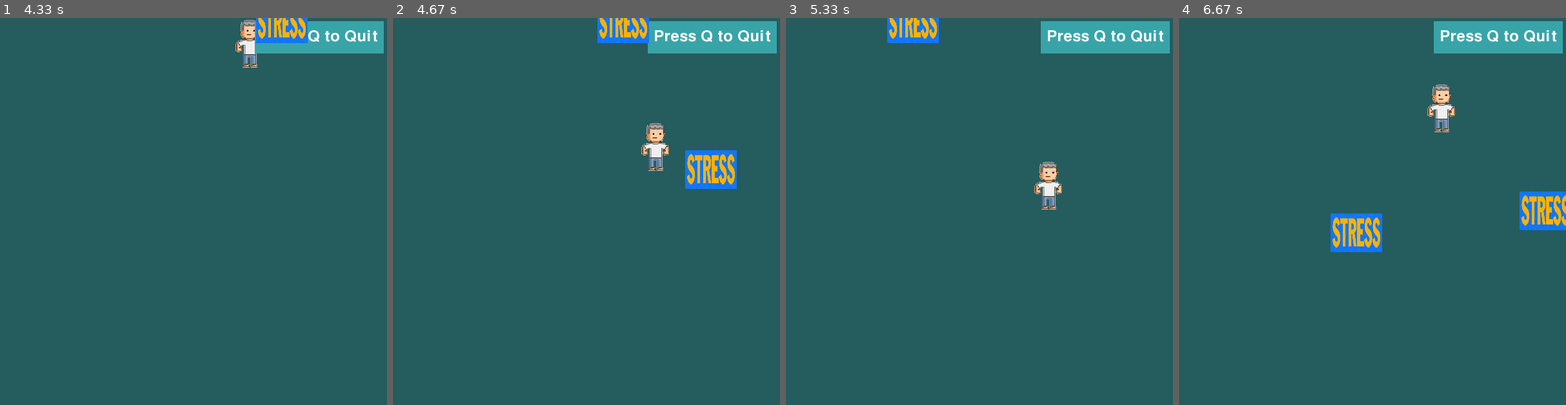
Above: before the commit, frames 1-4 (left to right).
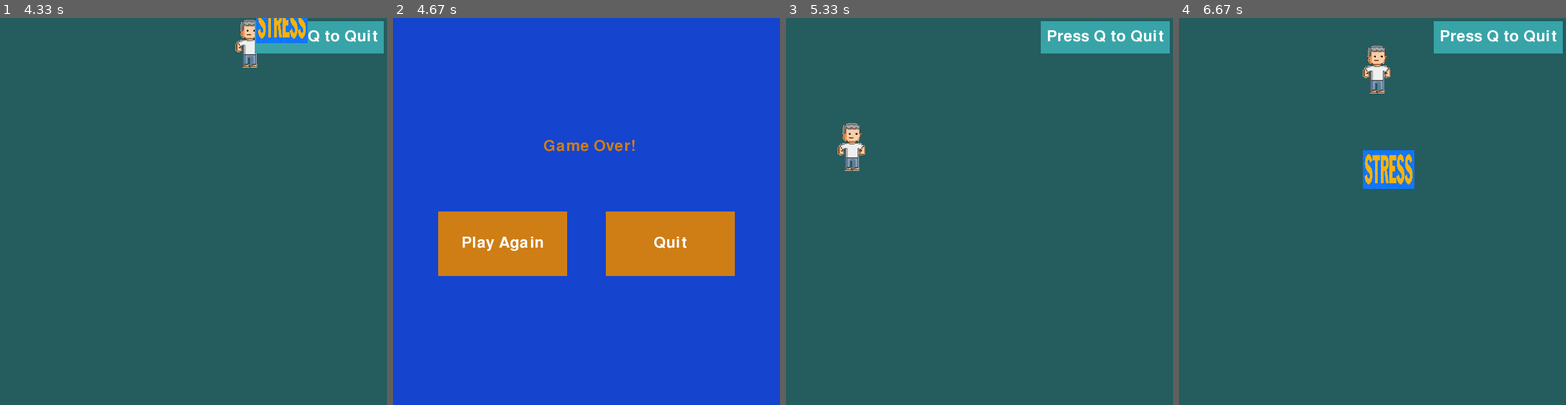
Above: after the commit, the same moments.

Repository: takanu10/pygame
Game: pygame game, started from sprint.py
Same seed, same stepped clock (60 frames per second), same inputs: the game is played once before the commit and once after it.
Inputs (mouse positions are in pixels of both pictures, inside the frame that each line leads up to):
- Up to frame 1 (4.33 s): click (185, 277) at 0.38 s; hold Right 0.67-1.13 s; hold Up 1.17-1.47 s; hold Right 1.5-1.97 s; hold Left 2-2.53 s; hold Down 2.57-2.87 s; hold Left 2.9-3.3 s; hold Up 3.33-3.7 s; hold Right from 3.73 s (still down)
- Up to frame 2 (4.67 s): release Right at 4.37 s; hold Down from 4.4 s (still down)
- Up to frame 3 (5.33 s): release Down at 4.77 s; click (894, 242) at 4.85 s; click (983, 250) at 5.18 s
- Up to frame 4 (6.67 s): hold Left 5.47-5.93 s; hold Right 5.97-6.43 s; hold Up from 6.47 s (still down)

Frame 1 is identical in both runs. In frame 2, 100% of the frame differs, in the area x 0-100%, y 0-100%; in frame 3, 2.0%; in frame 4, 5.0%.

Commit message:
added collision detection + updated game over screen to include Game Over label

Diff:
--- a/components/enemy.py
+++ b/components/enemy.py
@@ -20,3 +20,6 @@
         self.rect.move_ip(-self.speed, 0)
         if self.rect.right < 0:
             self.kill()
+
+    def collision():
+        pass
--- a/screens/game.py
+++ b/screens/game.py
@@ -34,20 +34,15 @@
         keys = pygame.key.get_pressed()
         if keys[pygame.K_UP]:
             self.player.move("up")
-            #self.player.down = False
 
         if keys[pygame.K_DOWN]:
             self.player.move("down")
-            #self.player.up = False
 
         if keys[pygame.K_LEFT]:
             self.player.move("left")
 
         if keys[pygame.K_RIGHT]:
             self.player.move("right")
-
-        # ADDENEMY = pygame.USEREVENT + 1
-        # pygame.time.set_timer(ADDENEMY, 250)
 
         self.sprites.update()
 
@@ -64,6 +59,12 @@
             if event.key == pygame.K_q:
                 self.running = False
                 self.next_screen = "welcome"
+        elif pygame.sprite.spritecollideany(self.player, self.enemies):
+            # If so, then remove the player and stop the loop
+            self.player.kill()
+            self.running = False
+            self.next_screen = "game_over"
+
         elif event.type == ADDENEMY:
             self.enemy = Enemy()
             self.enemies.add(self.enemy)
--- a/screens/game_over.py
+++ b/screens/game_over.py
@@ -7,22 +7,25 @@
     def __init__(self, *args, **kwargs):
         super().__init__(*args, **kwargs)
         self.sprites = pygame.sprite.Group()
+        self.title = TextBox((180,100), "Game Over!", color=(207, 126, 21), bgcolor=(21, 68, 207))
         self.button1 = TextBox(
-            (200, 100), "Play Again?", color=(255,255,255), bgcolor=(207, 126, 21)
+            (200, 100), "Play Again", color=(255,255,255), bgcolor=(207, 126, 21)
         )
         self.button2 = TextBox(
             (200, 100), "Quit", color=(255,255,255), bgcolor=(207, 126, 21)
         )
         # self.button1.rect.topleft = (200, 400)
         # self.button2.rect.topleft = (500, 400)
-        self.sprites.add(self.button1, self.button2)
+        self.sprites.add(self.title, self.button1, self.button2)
 
     def draw(self):
         self.window.fill((21, 68, 207))
-        self.button1.rect.x = 200
-        self.button1.rect.y = 150
-        self.button2.rect.x = 200
-        self.button2.rect.y = 350
+        self.title.rect.x = 215
+        self.title.rect.y = 150
+        self.button1.rect.x = 70
+        self.button1.rect.y = 300
+        self.button2.rect.x = 330
+        self.button2.rect.y = 300
         self.sprites.draw(self.window)
 
     def manage_event(self, event):
